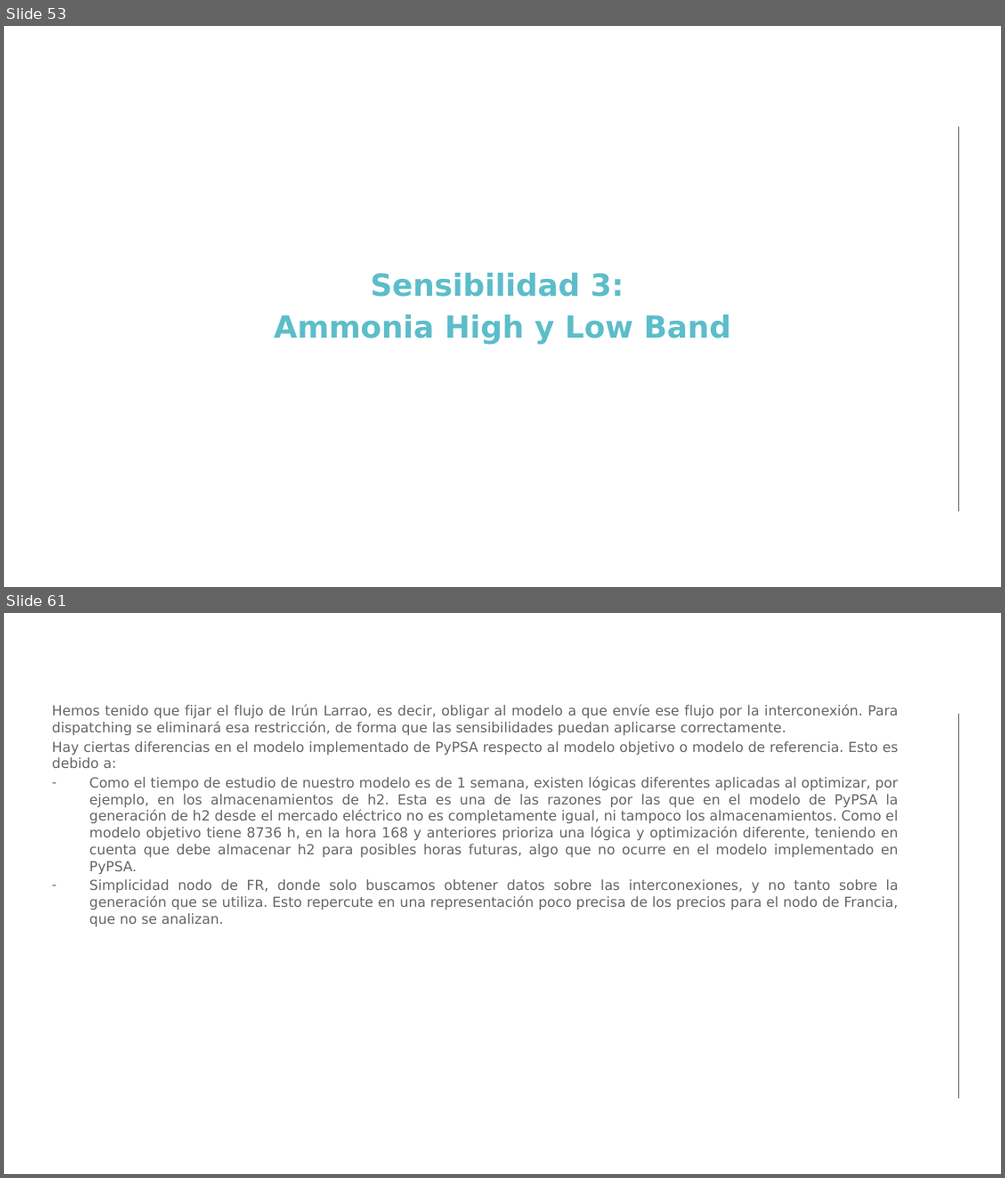
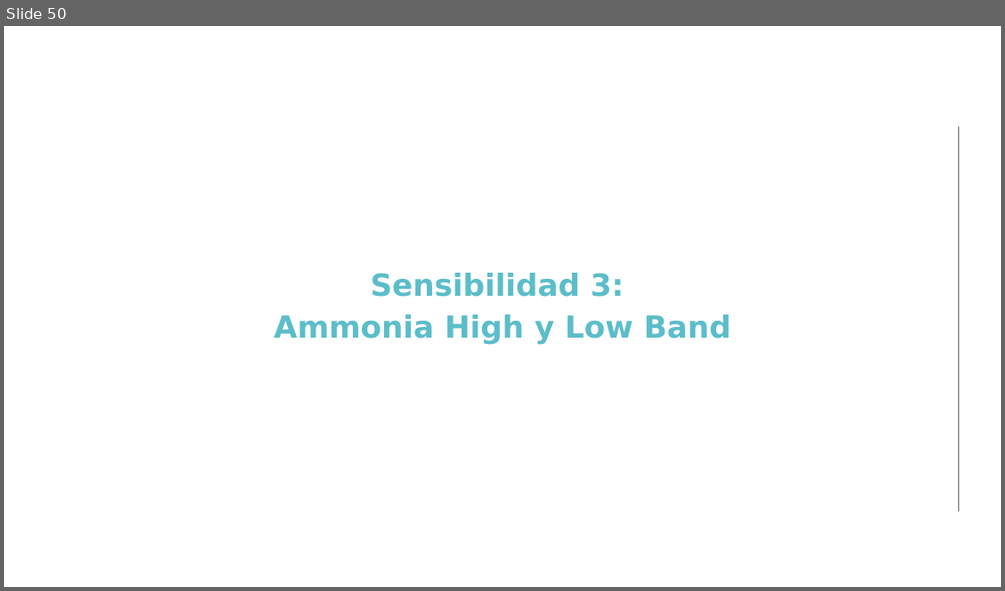
Before and after one commit to anabatres28-png/Dispatching-Project-in-PypSA, a slide deck: hojas_de_datos/presentación.pptx. Shown one above the other, each under a label of ours: slides 53 and 61 before the commit, slide 50 after it; the slides between them are not shown. The pictures are 1005x1178 and 1005x591 pixels, drawn with LibreOffice and Linux fonts; fonts in the diff are those of the drawing; background and template pictures are left out. Boxes give left, top, right and bottom in pixels: in the first picture for what was removed or moved away, otherwise in the second. Text is boxed around its words. In the diff, an @@ line names an element or a change of style, - is before the commit and + after.

```diff
--- a/hojas_de_datos/presentación.pptx
+++ b/hojas_de_datos/presentación.pptx
@@ slide 61 removed at (4, 613, 1001, 1174), background #FFFFFF; not listed: 1 template element that a slide beside it also shows @@
@@ text removed at (52, 704, 898, 926) @@
-Hemos tenido que fijar el flujo de Irún Larrao, es decir, obligar al modelo a que envíe ese flujo por la interconexión. Para dispatching se eliminará esa restricción, de forma que las sensibilidades puedan aplicarse correctamente.
-Hay ciertas diferencias en el modelo implementado de PyPSA respecto al modelo objetivo o modelo de referencia. Esto es debido a:
-– Como el tiempo de estudio de nuestro modelo es de 1 semana, existen lógicas diferentes aplicadas al optimizar, por ejemplo, en los almacenamientos de h2. Esta es una de las razones por las que en el modelo de PyPSA la generación de h2 desde el mercado eléctrico no es completamente igual, ni tampoco los almacenamientos. Como el modelo objetivo tiene 8736 h, en la hora 168 y anteriores prioriza una lógica y optimización diferente, teniendo en cuenta que debe almacenar h2 para posibles horas futuras, algo que no ocurre en el modelo implementado en PyPSA.
-– Simplicidad nodo de FR, donde solo buscamos obtener datos sobre las interconexiones, y no tanto sobre la generación que se utiliza. Esto repercute en una representación poco precisa de los precios para el nodo de Francia, que no se analizan.
@@ what was slide 53 is now slide 50 @@
```
Also in this commit, not shown: 12 slides changed, 49 slides added, 46 other slides removed, 22 other files.
